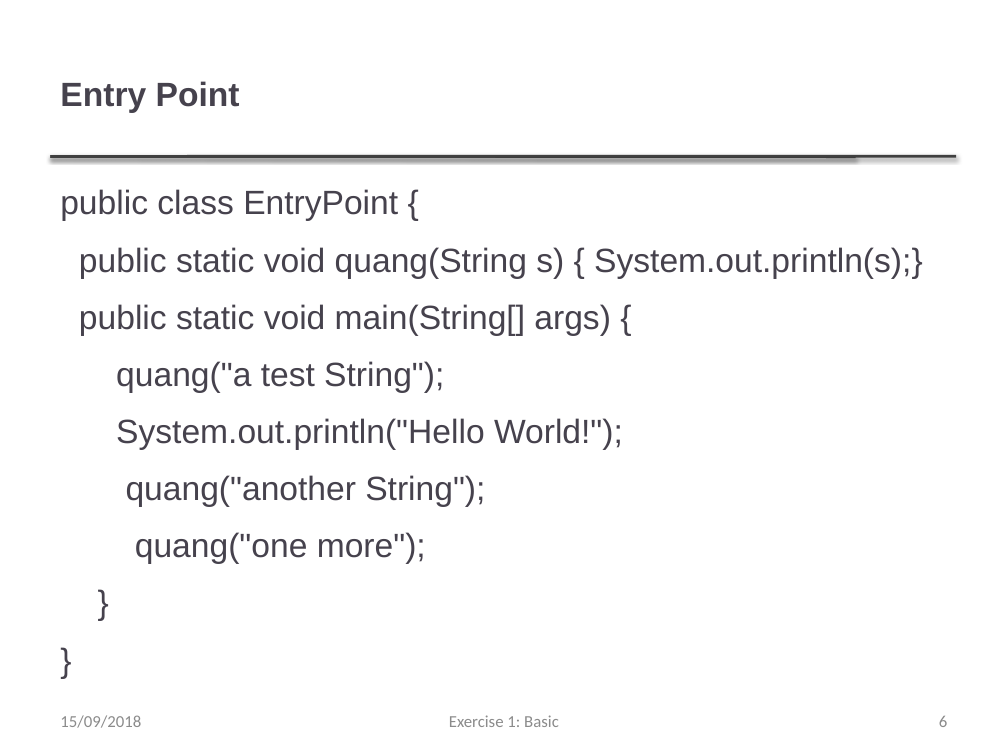
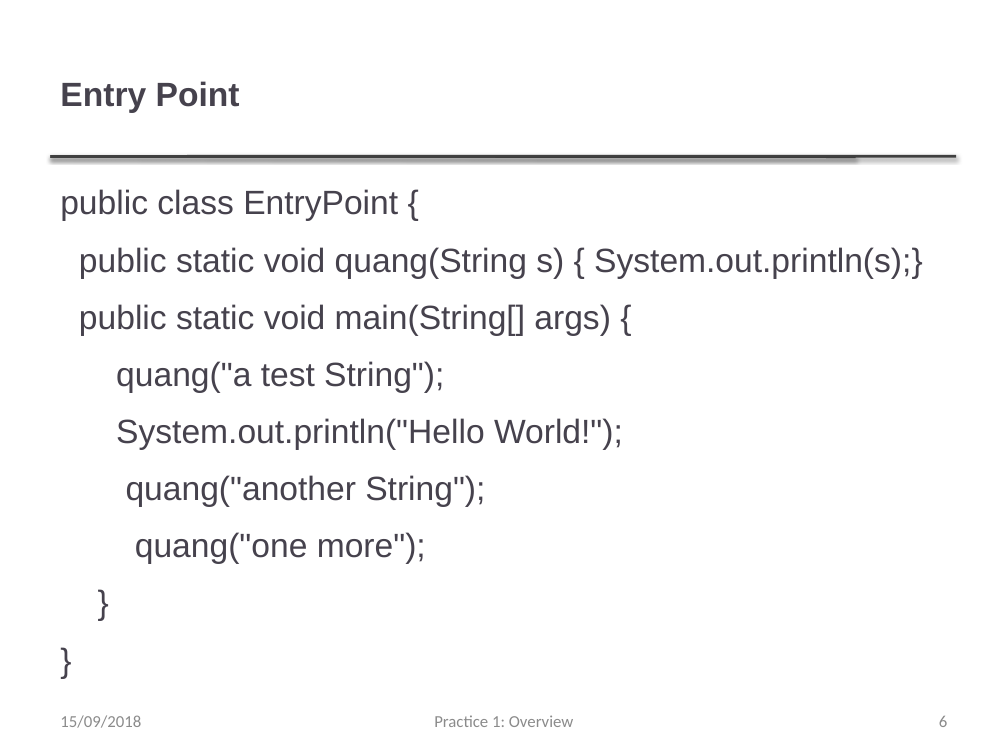
Before and after one commit to thanqminh/thanqminh.github.io, a slide deck: slide 6 of courses/oopjava/practice1.pptx. Drawn at 1008x756 pixels with LibreOffice and Linux fonts; fonts in the diff are those of the drawing. Boxes give left, top, right and bottom in pixels: in the first picture for what was removed or moved away, otherwise in the second. Text is boxed around its words. In the diff, an @@ line names an element or a change of style, - is before the commit and + after.

```diff
--- a/courses/oopjava/practice1.pptx
+++ b/courses/oopjava/practice1.pptx
@@ text at <box>434,715,574,727</box>: text changed @@
-Exercise 1: Basic
+Practice 1: Overview
```
Also in this commit, not shown: 9 other slides changed, 2 other files.
